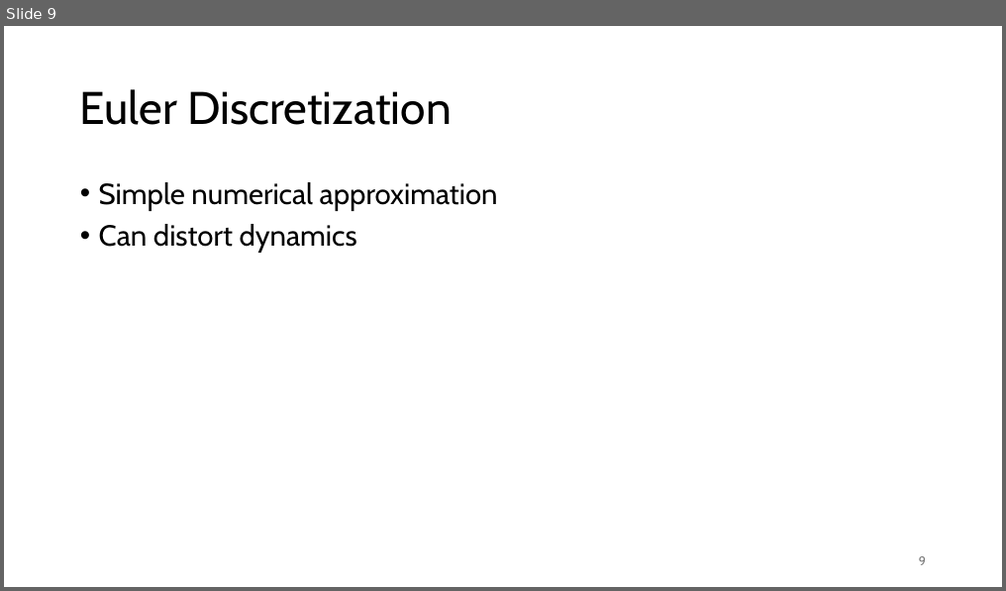
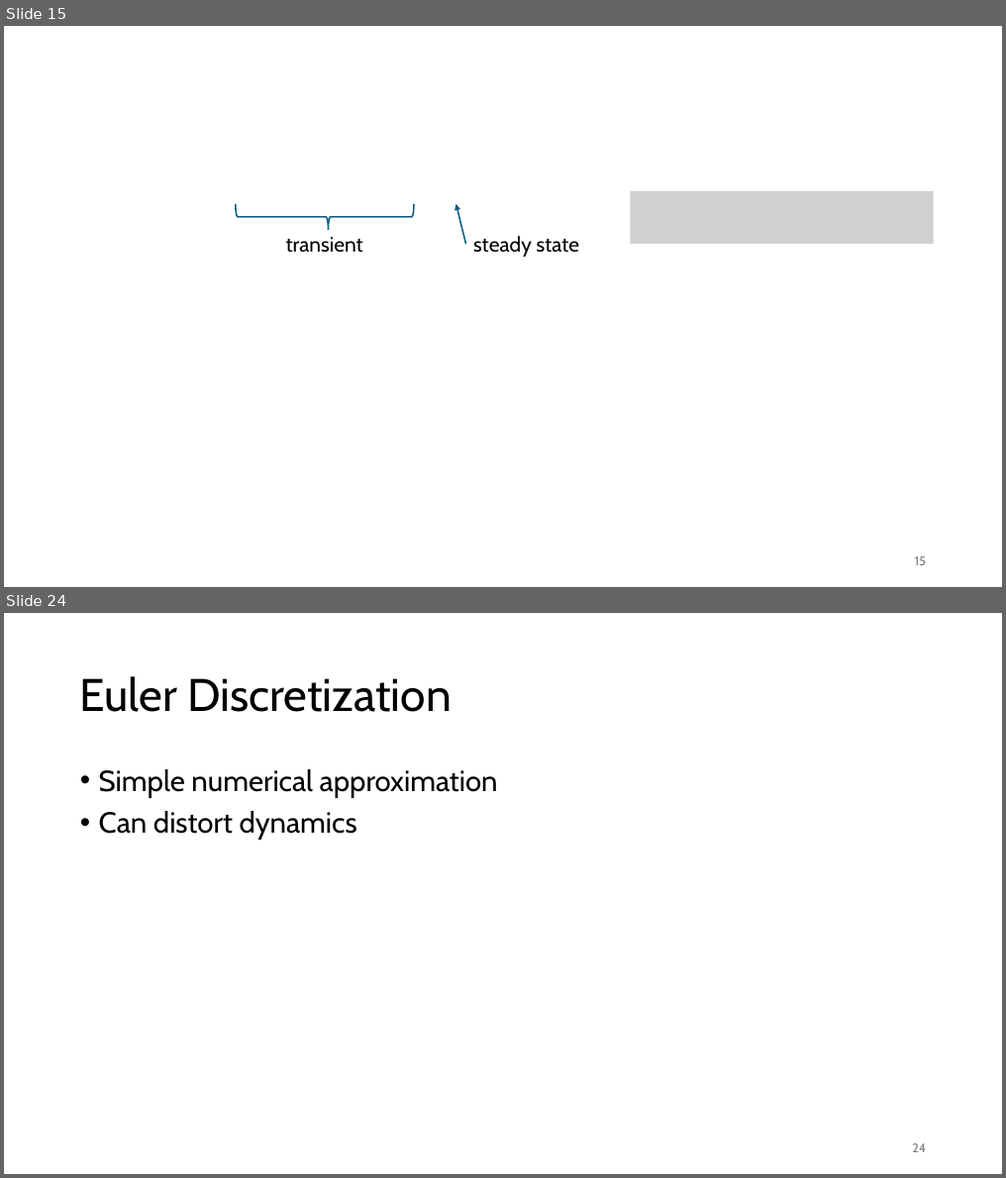
Before and after one commit to FelixWick/control_engineering, a slide deck: slides/6_discrete_controllers.pptx. Shown one above the other, each under a label of ours: slide 9 before the commit, slides 15 and 24 after it; the slides between them are not shown. The pictures are 1006x591 and 1006x1178 pixels, drawn with LibreOffice and Linux fonts; fonts in the diff are those of the drawing; grey boxes stand for pictures. Boxes give left, top, right and bottom in pixels: in the first picture for what was removed or moved away, otherwise in the second. Text is boxed around its words. In the diff, an @@ line names an element or a change of style, - is before the commit and + after.

```diff
--- a/slides/6_discrete_controllers.pptx
+++ b/slides/6_discrete_controllers.pptx
@@ slide 15 added at <box>4,26,1002,587</box>, background #FFFFFF @@
@@ picture added at <box>630,191,933,245</box> @@
@@ right brace added at <box>236,204,414,230</box>, outline #156082 1.5 pt @@
@@ arrow added from (466, 244) to (456, 204), #156082 1.5 pt @@
@@ text added at <box>286,237,363,253</box>, 20 pt, text #000000 @@
+transient
@@ text added at <box>473,236,579,257</box>, 20 pt, text #000000 @@
+steady state
@@ page number added at <box>915,557,926,566</box>, 12 pt, text #797979 @@
+15
@@ what was slide 9 is now slide 24 @@
@@ page number at <box>912,1144,926,1153</box>: text changed @@
-9
+24
```
Also in this commit, not shown: 5 slides changed, 15 other slides added, 1 slide removed.
